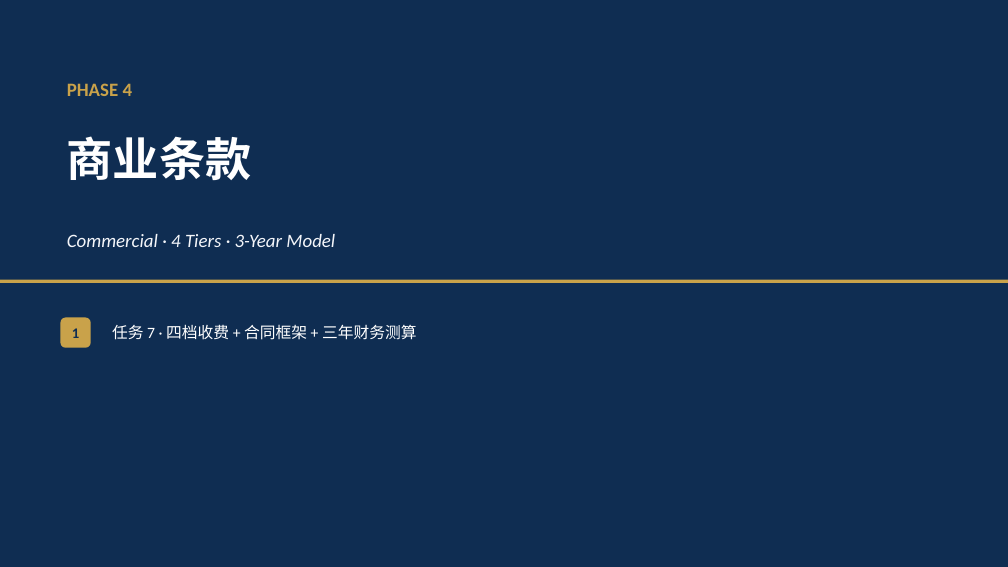
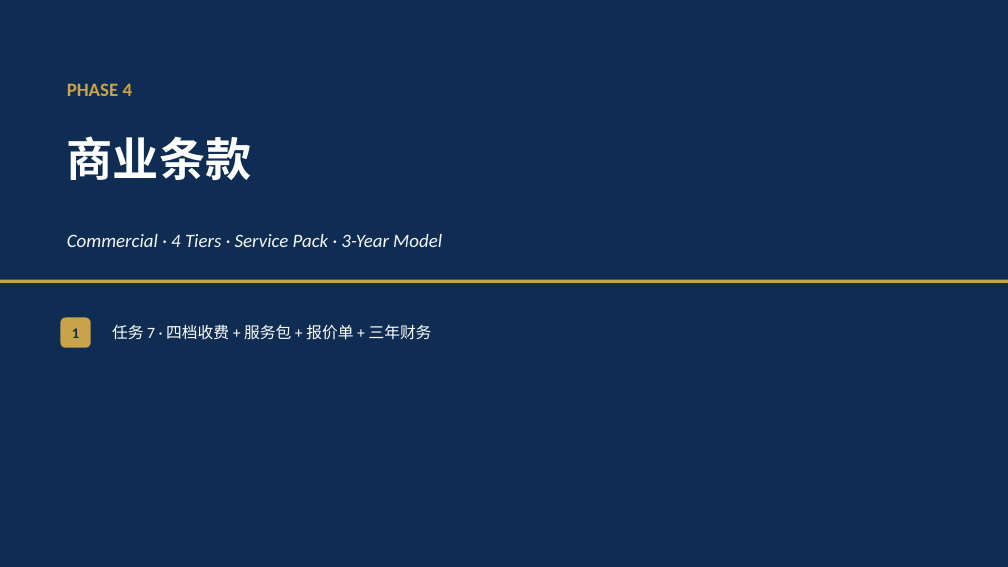
Before and after one commit to hujigang2010-maker/AIDEN, a slide deck: slide 25 of docs/deck/GS-iDrive-Hub-招商方案.pptx (slide 15 before the commit). Drawn at 1008x567 pixels with LibreOffice and Linux fonts; fonts in the diff are those of the drawing. Boxes give left, top, right and bottom in pixels: in the first picture for what was removed or moved away, otherwise in the second. Text is boxed around its words. In the diff, an @@ line names an element or a change of style, - is before the commit and + after.

```diff
--- a/docs/deck/GS-iDrive-Hub-招商方案.pptx
+++ b/docs/deck/GS-iDrive-Hub-招商方案.pptx
@@ text at <box>67,234,442,247</box>: text changed @@
-Commercial · 4 Tiers · 3-Year Model
+Commercial · 4 Tiers · Service Pack · 3-Year Model
@@ text at <box>112,324,432,340</box>: text changed @@
-任务 7 · 四档收费 + 合同框架 + 三年财务测算
+任务 7 · 四档收费 + 服务包 + 报价单 + 三年财务
```
Also in this commit, not shown: 18 other slides changed, 13 slides added, 2 other files.
